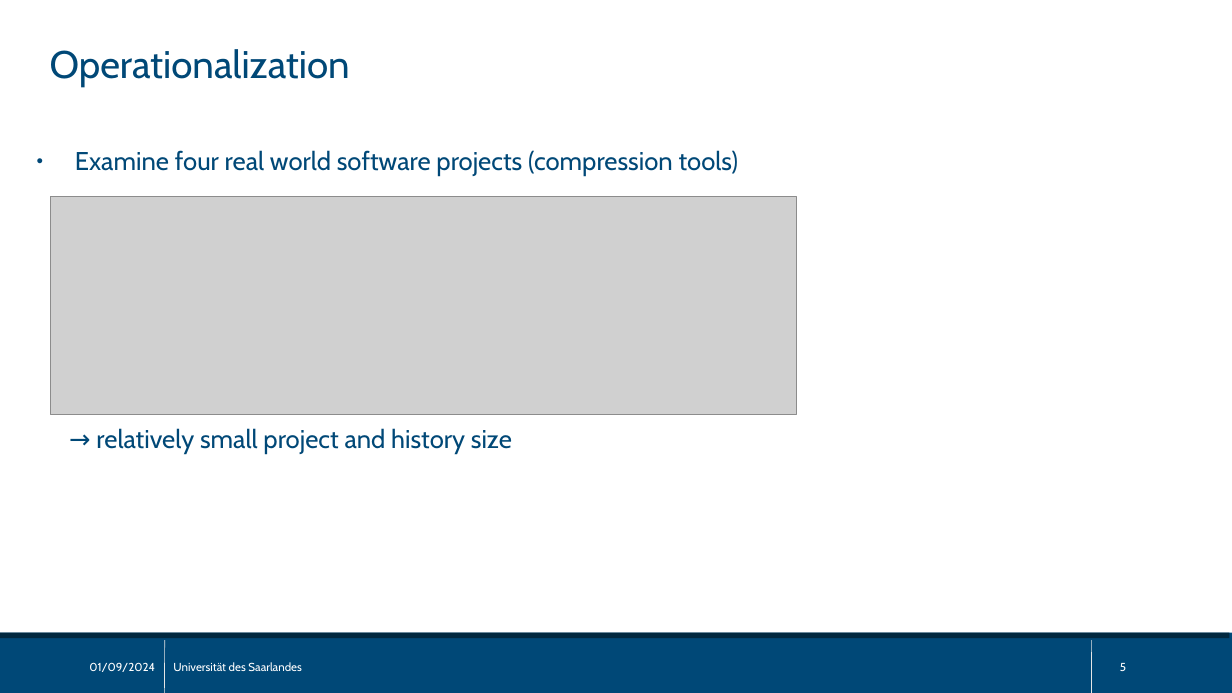
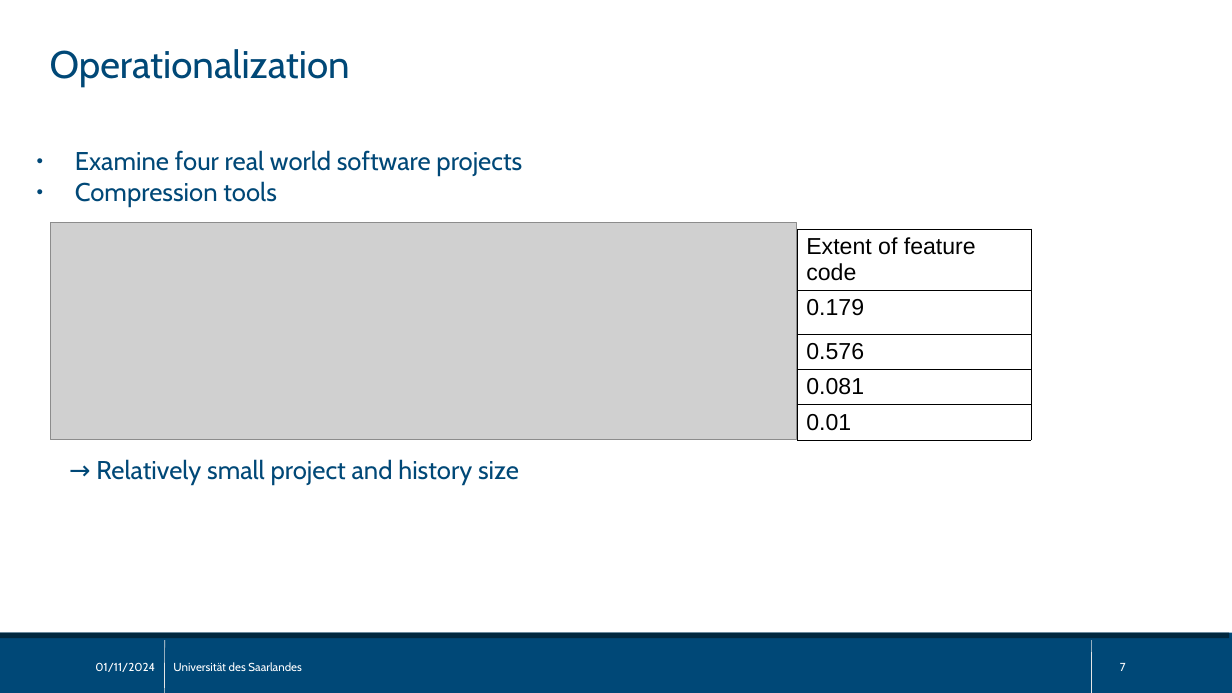
Before and after one commit to sisteu56/bachelor, a slide deck: slide 7 of pres/bachelor_thesis_pres.odp (slide 5 before the commit). Drawn at 1232x693 pixels with LibreOffice and Linux fonts; fonts in the diff are those of the drawing; grey boxes stand for pictures. Boxes give left, top, right and bottom in pixels: in the first picture for what was removed or moved away, otherwise in the second. Text is boxed around its words. In the diff, an @@ line names an element or a change of style, - is before the commit and + after.

```diff
--- a/pres/bachelor_thesis_pres.odp
+++ b/pres/bachelor_thesis_pres.odp
@@ text at bbox=[75, 150, 522, 484]: text changed @@
-● Examine four real world software projects (compression tools)
-→ relatively small project and history size
+● Examine four real world software projects
+● Compression tools
+→ Relatively small project and history size
@@ picture: place and size @@
-picture at bbox=[50, 197, 797, 414]
+picture at bbox=[50, 223, 797, 440]
@@ table added at bbox=[798, 229, 1031, 441], 5 rows, 1 columns @@
+Extent of feature code
+0.179
+0.576
+0.081
+0.01
@@ text at bbox=[95, 662, 155, 672]: text changed @@
-01/09/2024
+01/11/2024
@@ page number at bbox=[1120, 663, 1126, 671]: text changed @@
-5
+7
```
Also in this commit, not shown: 20 other slides changed, 4 slides added, 2 other files.
